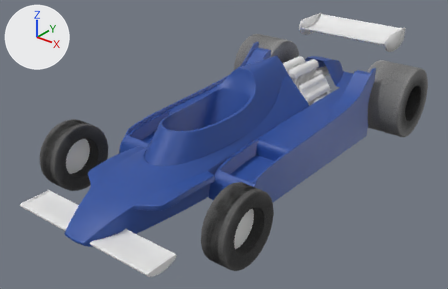
The Blender file ligier/ligier js 11.blend as it was, and as the next commit left it.
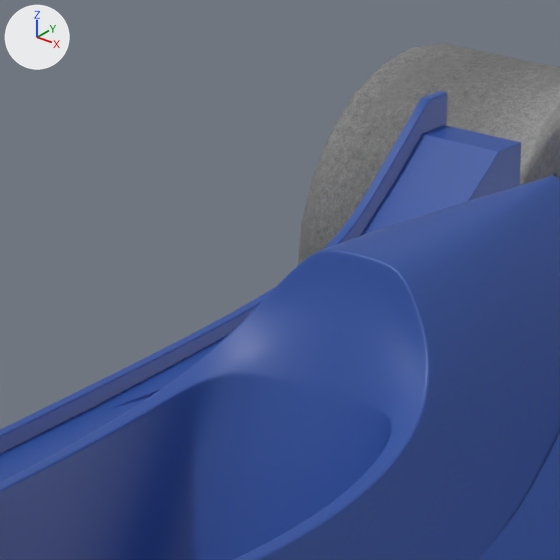
Each version is shown whole from a camera (50 mm lens) standing at (4.31, -4.53, 3.72) and looking at (-0.14, 1.04, 0.27), then close up on the part from 41% to 62% of the width and 9% to 41% of the height. The axes (+X, +Y, +Z) are drawn at upper left. The lights are the same throughout.

In view in the first close-up: 'Cylinder.004', 'body.cockpit', 'body.main', 'body.side', 'body.side.panel'.
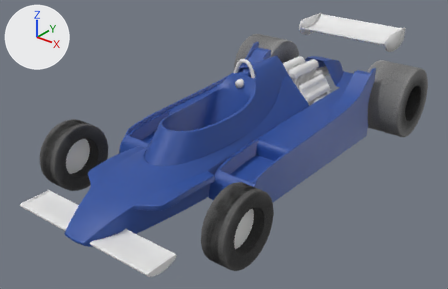
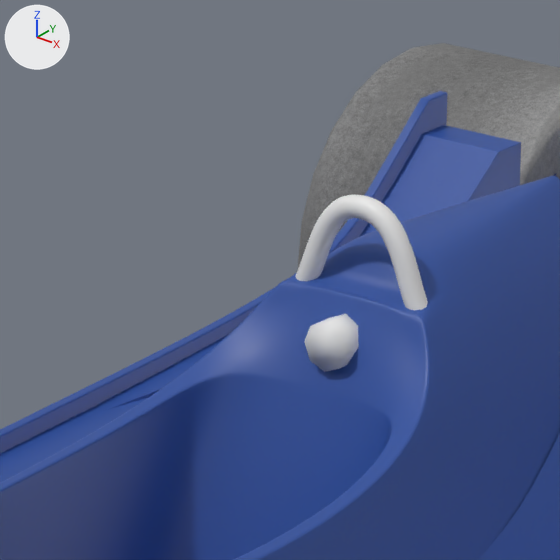
Edits to the bpy script that builds the scene:
```text
Add me_cube:
    me_cube.from_pydata(...)  # a box spanning x -1.0..1.0, y -1.0..1.0, z -1.0..1.0
Add me_cylinder_005:
    me_cylinder_005.from_pydata(...)  # an 8-sided cylinder along z spanning x -1.0..1.0, y -1.0..1.0, z -1.0..1.0
    me_cylinder_005.polygons.foreach_set('use_smooth', [True] * 10)
Add cu_beziercurve_001:
    cu_beziercurve_001 = bpy.data.curves.new('BezierCurve.001', 'CURVE')
    cu_beziercurve_001.dimensions = '3D'
    _sp = cu_beziercurve_001.splines.new('BEZIER'); _sp.bezier_points.add(1)
    _sp.bezier_points.foreach_set('co', [-0.151, -0.00961, -0.146, 0.0, -0.00886, 0.0578])
    _sp.bezier_points.foreach_set('handle_left', [-0.195, -0.00961, -0.226, -0.0982, -0.00886, 0.0578])
    _sp.bezier_points.foreach_set('handle_right', [-0.107, -0.00961, -0.0661, 0.0982, -0.00886, 0.0578])
    for _p, _l, _r in zip(_sp.bezier_points, ['ALIGNED', 'ALIGNED'], ['ALIGNED', 'ALIGNED']): _p.handle_left_type = _l; _p.handle_right_type = _r
    _sp.order_u = 0
    _sp.order_v = 0
    cu_beziercurve_001.use_path = True
    cu_beziercurve_001.bevel_depth = 0.024
    cu_beziercurve_001.fill_mode = 'FULL'
Change ob_body_cockpit:
    add _m = ob_body_cockpit.modifiers.new('Boolean', 'BOOLEAN')
    add _m.object = ob_cutter_body_cockpit
Add ob_cutter_body_cockpit:
    ob_cutter_body_cockpit = bpy.data.objects.new('cutter.body.cockpit', me_cube)
    ob_cutter_body_cockpit.parent = ob_body_cockpit
    ob_cutter_body_cockpit.matrix_parent_inverse = Matrix(((1.0, 0.0, 0.0, 0.0), (0.0, 1.0, 0.0, -0.606), (0.0, 0.0, 1.0, -1.257), (0.0, 0.0, 0.0, 1.0)))
    ob_cutter_body_cockpit.location = (0.0, 1.022, 1.441)
    ob_cutter_body_cockpit.scale = (0.271, 0.271, 0.271)
    ob_cutter_body_cockpit.hide_render = True
Add ob_cylinder_005:
    ob_cylinder_005 = bpy.data.objects.new('Cylinder.005', me_cylinder_005)
    ob_cylinder_005.parent = ob_body_cockpit
    ob_cylinder_005.matrix_parent_inverse = Matrix(((1.0, 0.0, 0.0, 0.0), (0.0, 1.0, 0.0, -0.606), (0.0, 0.0, 1.0, -1.257), (0.0, 0.0, 0.0, 1.0)))
    ob_cylinder_005.location = (0.0, 1.187, 1.083)
    ob_cylinder_005.rotation_euler = (1.571, 0.0, 0.0)  # degrees (90, 0, 0)
    ob_cylinder_005.scale = (0.0526, 0.0526, 0.0484)
Add ob_beziercurve_001:
    ob_beziercurve_001 = bpy.data.objects.new('BezierCurve.001', cu_beziercurve_001)
    ob_beziercurve_001.parent = ob_body_cockpit
    ob_beziercurve_001.matrix_parent_inverse = Matrix(((1.0, 0.0, 0.0, 0.0), (0.0, 1.0, 0.0, -0.606), (0.0, 0.0, 1.0, -1.257), (0.0, 0.0, 0.0, 1.0)))
    ob_beziercurve_001.location = (0.0, 1.27, 1.289)
    _m = ob_beziercurve_001.modifiers.new('Mirror', 'MIRROR')
    _m.use_clip = True
```

What differs and where, as boxes (x1, y1, x2, y2) in the close-ups (560 x 560 px):
'body.cockpit', modifiers changed: (0, 171, 560, 560) in both
'BezierCurve.001', added: after (295, 194, 428, 310)
'Cylinder.005', added: after (304, 314, 359, 372)
